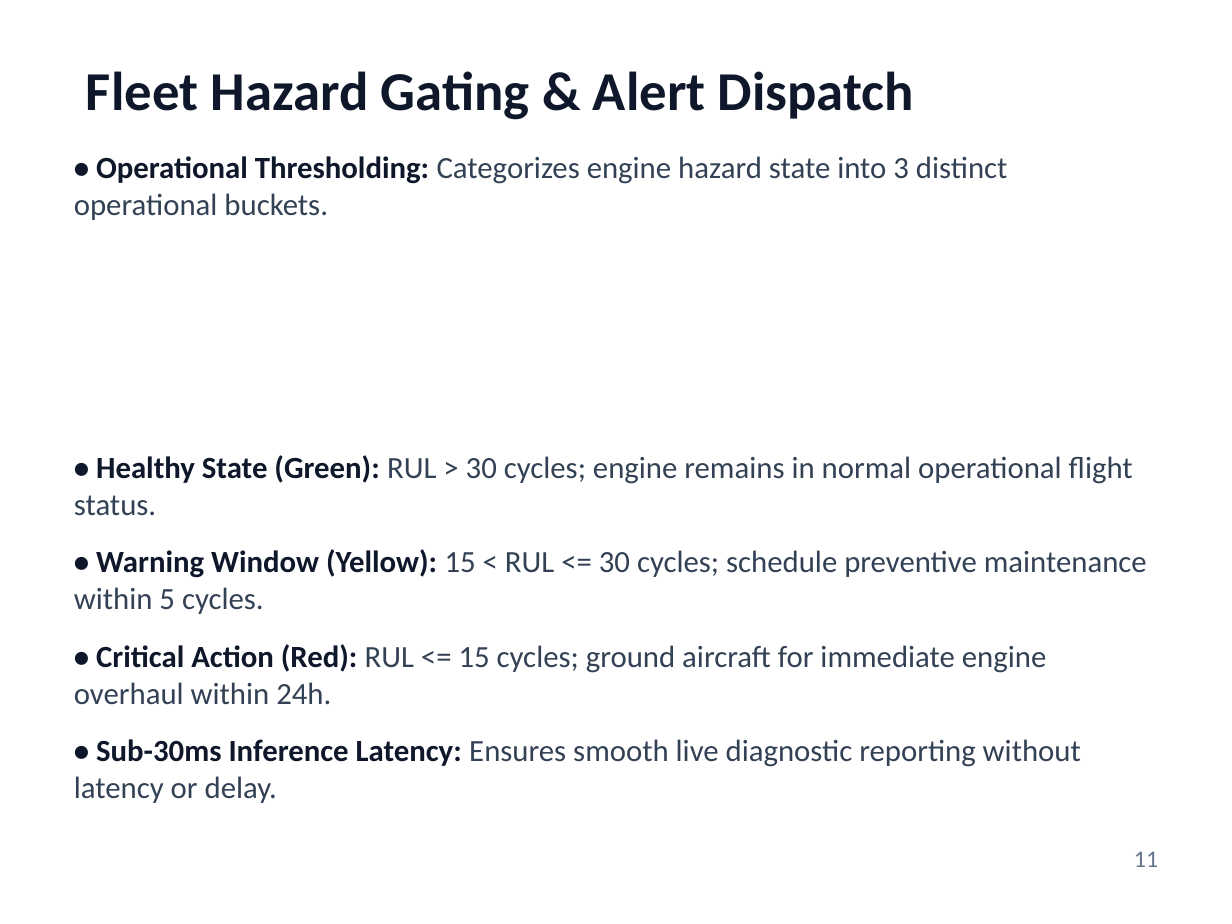
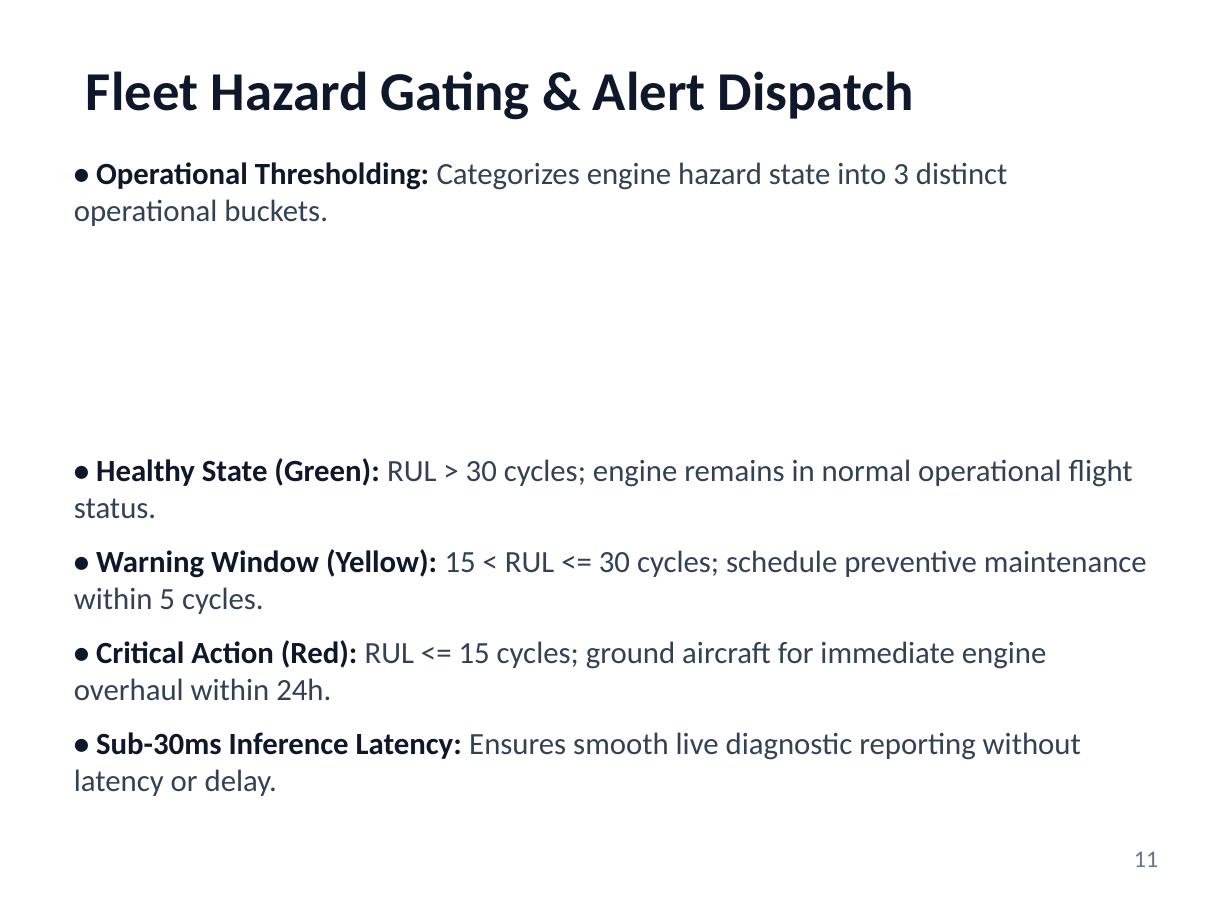
Before and after one commit to PiyushTiwari2051/Predictive-Master, a slide deck: slide 11 of Internship Presentation PPTs Template Final.pptx. Drawn at 1232x924 pixels with LibreOffice and Linux fonts; fonts in the diff are those of the drawing. Boxes give left, top, right and bottom in pixels: in the first picture for what was removed or moved away, otherwise in the second. Text is boxed around its words. In the diff, an @@ line names an element or a change of style, - is before the commit and + after.

```diff
--- a/Internship Presentation PPTs Template Final.pptx
+++ b/Internship Presentation PPTs Template Final.pptx
@@ text "• Operational Thresholding: Categorizes engine ..." at (74,162,1147,796): less space between paragraphs @@
```
Also in this commit, not shown: 15 other slides changed, 2 other files.
